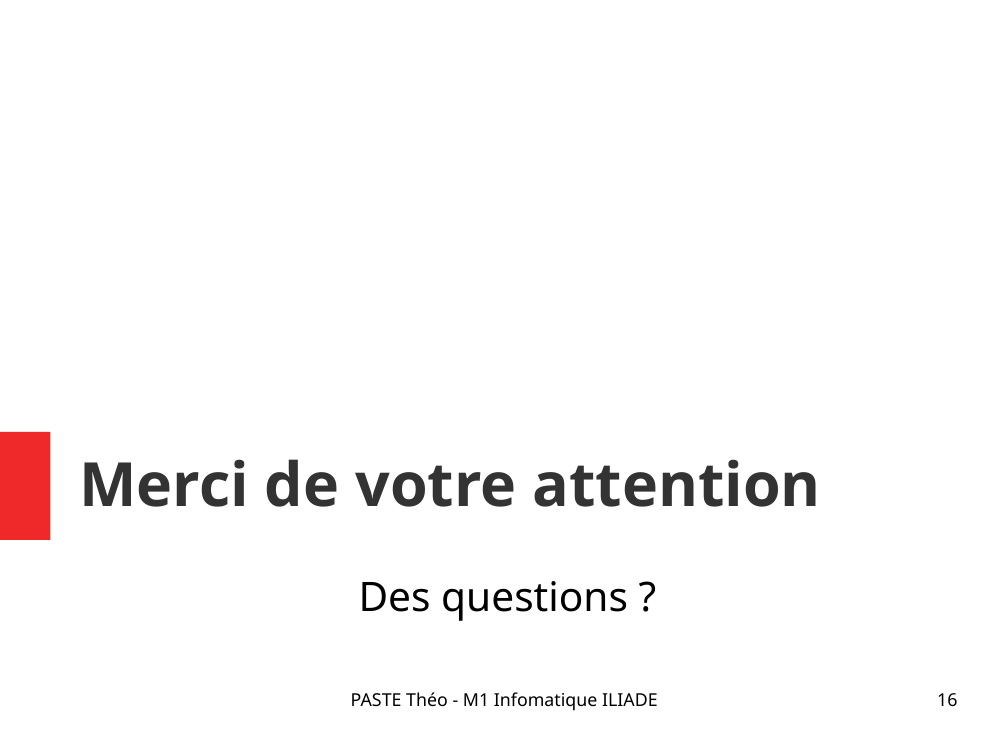
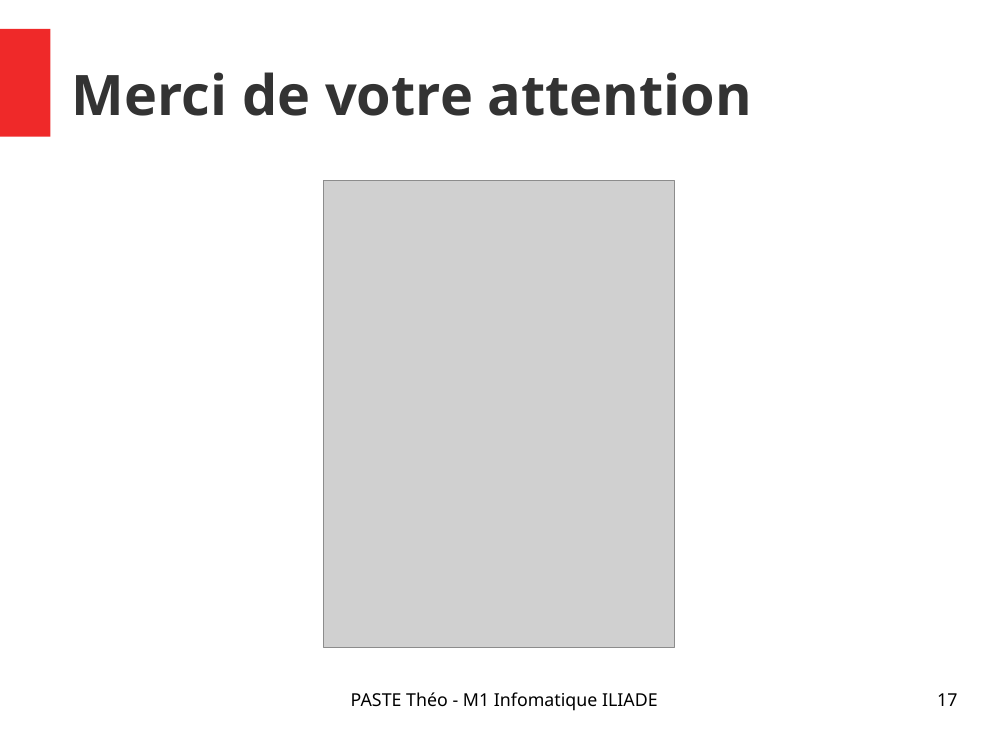
Before and after one commit to Narrateur/Rapport_de_Stage_M1, a slide deck: slide 17 of .gitbook/assets/Presentation_PASTE_Theo.odp (slide 16 before the commit). Drawn at 1008x756 pixels with LibreOffice and Linux fonts; fonts in the diff are those of the drawing; grey boxes stand for pictures. Boxes give left, top, right and bottom in pixels: in the first picture for what was removed or moved away, otherwise in the second. Text is boxed around its words. In the diff, an @@ line names an element or a change of style, - is before the commit and + after.

```diff
--- a/.gitbook/assets/Presentation_PASTE_Theo.odp
+++ b/.gitbook/assets/Presentation_PASTE_Theo.odp
@@ rectangle: place and size @@
-rectangle at bbox=[0, 432, 50, 540]
+rectangle at bbox=[0, 28, 50, 136]
@@ title "Merci de votre attention": place and size @@
-title "Merci de votre attention" at bbox=[79, 459, 821, 507]
+title "Merci de votre attention" at bbox=[72, 72, 753, 116]
@@ title "Merci de votre attention" at bbox=[72, 72, 753, 116]: size 48 to 44 pt @@
@@ picture added at bbox=[324, 180, 674, 648] @@
@@ subtitle removed at bbox=[359, 581, 628, 621] @@
-Des questions ?
@@ page number at bbox=[937, 693, 957, 706]: text changed @@
-16
+17
```
Also in this commit, not shown: 12 other slides changed, 1 slide added, 2 other files.
